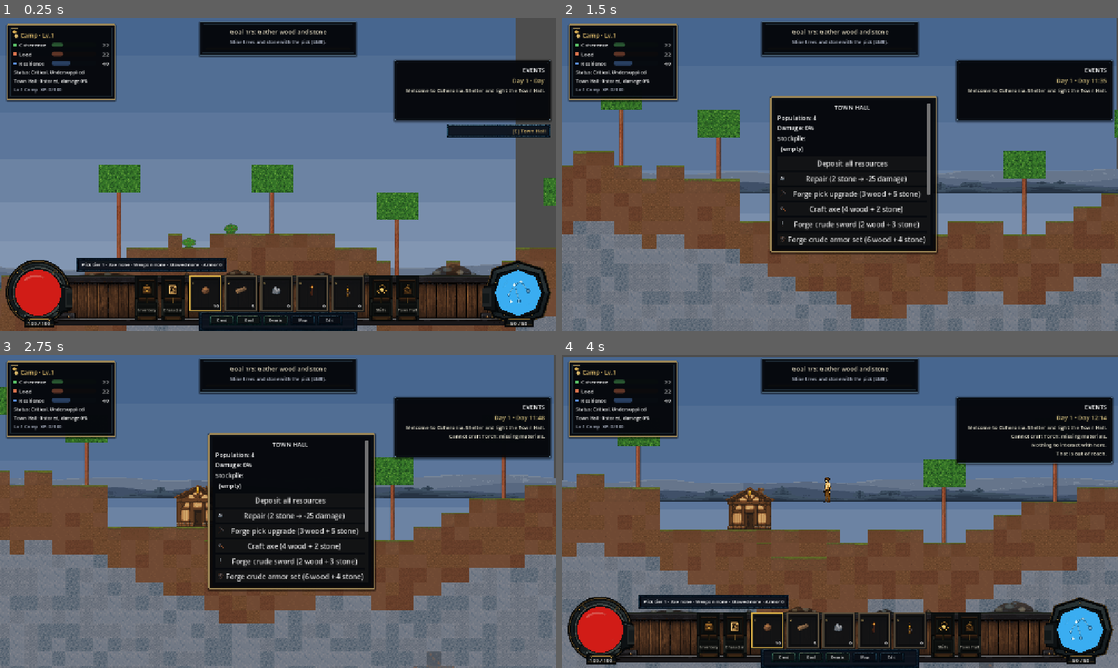
Above: before the commit, frames 1-4 (two rows, left to right).
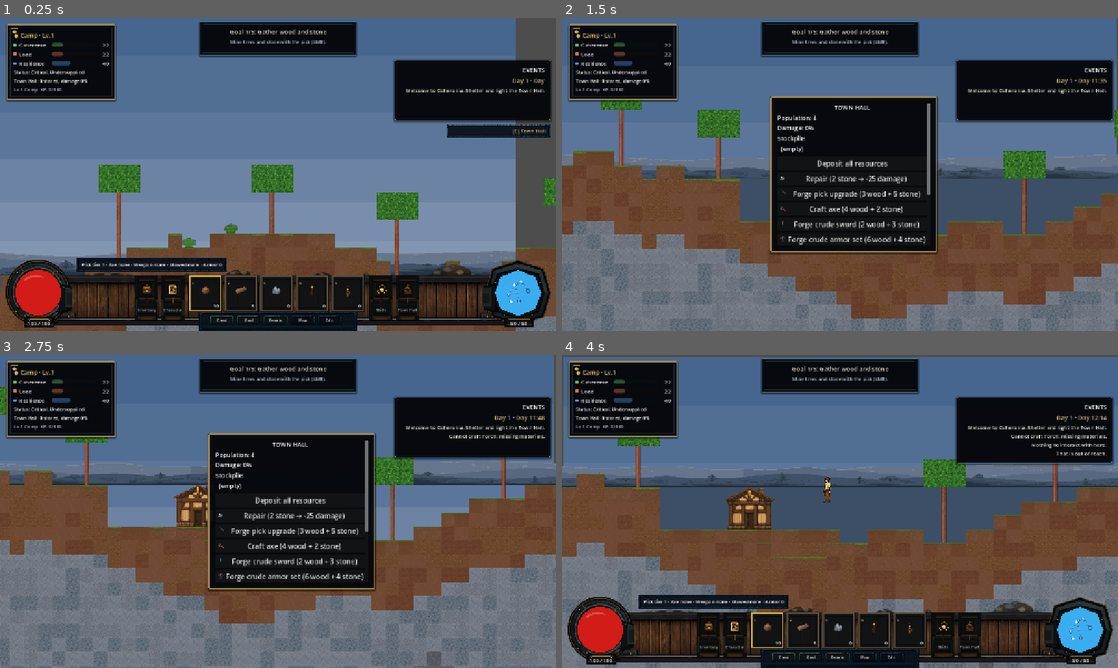
Above: after the commit, the same moments.

Repository: ppeck1/coheronia
Game: Godot game, scene res://scenes/main/Main.tscn
Two runs of this game, one before a commit and one after it. Both use one fixed random seed, a clock stepped at 60 frames per second and the inputs below. This scene is started directly instead of the project's main scene.
Inputs (mouse positions are in pixels of both pictures, inside the frame that each line leads up to):
- Up to frame 1 (0.25 s): no input
- Up to frame 2 (1.5 s): tap Enter at 0.5 s; move the mouse to (962, 158) at 0.52 s; hold D (move_right) 0.53-1.25 s; hold E (interact) 0.53-1.25 s; click (962, 158) at 0.67 s; tap Space (jump) at 0.77 s; drag from (728, 190) to (812, 237) at 1.27 s
- Up to frame 3 (2.75 s): tap E (interact) at 2 s; move the mouse to (333, 442) at 2.02 s; hold D (move_right) from 2.03 s (still down); hold E (interact) from 2.03 s (still down); tap C (craft) at 2.1 s
- Up to frame 4 (4 s): release D (move_right) at 2.75 s; release E (interact) at 2.75 s; drag from (812, 574) to (673, 464) at 2.77 s; tap E (interact) at 3.5 s; move the mouse to (1006, 558) at 3.52 s; hold A (move_left) from 3.53 s (still down); hold E (interact) from 3.53 s (still down); tap G (farm_action) at 3.6 s; tap Space (jump) at 3.77 s

The runs differ from the first frame. In frame 1, 1.9% of the frame differs, in the area x 0-93%, y 74-86%; in frame 2, 5.7%; in frame 3, 3.7%; in frame 4, 11%, in the area x 0-100%, y 35-60%.

Commit message:
feat: backdrop seam/contour skirt following the per-column surface (PR-07)
The scenic backdrop anchored its distant scenery to the flat AVERAGE surface
line, so where the real per-column terrain top sat below the mean the distant
band floated on a flat line with sky/void showing in the gap down to the
terrain -- a visible seam at valley floors.

world_backdrop.gd now draws a world-space contour skirt (_draw_contour_skirt)
that follows world.surface per column:
- a mid-ground foothill (MID_COL) fills from the distant horizon down to the
  ACTUAL surface, so the far terrain descends into valleys to meet the ground;
- under-earth (UNDER_COL) backs everything below the surface contour, so no
  void shows behind terrain at any camera height.

contour_top_px(col) is the pure per-column top (clamped off-world so edges
never void). The horizon/under metrics now anchor deferred-safe
(_recompute_metrics from _ready and _process): the world generates its surface
either before or after the backdrop's _ready depending on setup order, and when
_ready ran first (the smoke's Main flow) the anchor silently fell back to the
480px default and the skirt drew nothing -- fixed here.

No PNG touched; the skirt is world-locked (no parallax, never swims) while the
distant strips keep their parallax; light_mask = 0, z-behind-walls, no-save and
no-collision are all unchanged. Presentation only.

Smoke: pr07_backdrop_contour_skirt_follows_surface (skirt top == the per-column
surface line, peak higher on screen than valley, off-world clamps to the edge,
cosmetic guarantees intact). Suite 344/344. HUD-QA world captures reviewed.

Co-Authored-By: Claude Opus 4.8 <noreply@anthropic.com>

Diff:
--- a/scripts/main/smoke_test.gd
+++ b/scripts/main/smoke_test.gd
@@ -3466,6 +3466,45 @@
 			str(_fq09w_sky.get_size() if _fq09w_sky != null else Vector2i.ZERO),
 			str(_fq09w_far.get_size() if _fq09w_far != null else Vector2i.ZERO),
 			str(_fq09w_mid.get_size() if _fq09w_mid != null else Vector2i.ZERO)])
+
+	# (f) PR-07: the backdrop contour skirt follows the ACTUAL per-column surface
+	# line, not the flat average horizon -- so the distant backdrop descends to
+	# meet valleys and rises to peaks with no floating seam or void, off-world
+	# columns clamp to the edge (never a void past the bounds), and the cosmetic
+	# guarantees (no light, behind the walls) are unchanged.
+	var _pr07_tile := float(world.tile_size())
+	var _pr07_peak_col := 0
+	var _pr07_valley_col := 0
+	var _pr07_min := 1.0e9
+	var _pr07_max := -1.0e9
+	for _pr07_c in world.surface:
+		var _pr07_sy := float(world.surface[_pr07_c])
+		if _pr07_sy < _pr07_min:
+			_pr07_min = _pr07_sy
+			_pr07_peak_col = int(_pr07_c)
+		if _pr07_sy > _pr07_max:
+			_pr07_max = _pr07_sy
+			_pr07_valley_col = int(_pr07_c)
+	var _pr07_peak_top: float = _fq09w_bd.contour_top_px(_pr07_peak_col)
+	var _pr07_valley_top: float = _fq09w_bd.contour_top_px(_pr07_valley_col)
+	# the skirt top is exactly the per-column surface line, and a peak sits higher
+	# on screen (smaller y) than a valley -- it follows terrain, not a flat line.
+	var _pr07_follows: bool = is_equal_approx(_pr07_peak_top, _pr07_min * _pr07_tile) \
+		and is_equal_approx(_pr07_valley_top, _pr07_max * _pr07_tile) \
+		and _pr07_peak_top < _pr07_valley_top
+	# off-world columns clamp to the nearest edge column (no void past the world).
+	var _pr07_edge0: float = _fq09w_bd.contour_top_px(0)
+	var _pr07_edgeW: float = _fq09w_bd.contour_top_px(world.width - 1)
+	var _pr07_clamped: bool = is_equal_approx(_fq09w_bd.contour_top_px(-8), _pr07_edge0) \
+		and is_equal_approx(_fq09w_bd.contour_top_px(world.width + 8), _pr07_edgeW)
+	# cosmetic guarantees unchanged: no light interaction, still behind the walls.
+	var _pr07_inert: bool = _fq09w_bd.light_mask == 0 \
+		and _fq09w_bd.z_index < world._walls.z_index
+	_check("pr07_backdrop_contour_skirt_follows_surface",
+		_pr07_follows and _pr07_clamped and _pr07_inert,
+		"follows=%s clamped=%s inert=%s peak=%.1f valley=%.1f" % [
+			str(_pr07_follows), str(_pr07_clamped), str(_pr07_inert),
+			_pr07_peak_top, _pr07_valley_top])
 
 	# (f) wall art hook: a dropped-in back_walls PNG resolves through the
 	# registry and removal falls back (fq09v temp discipline; the wall
--- a/scripts/world/world_backdrop.gd
+++ b/scripts/world/world_backdrop.gd
@@ -24,6 +24,14 @@
 var _view := Rect2()
 var _horizon_py := 480.0
 var _under_py := 640.0   # deepest valley line: sky must reach at least here
+# PR-07: the world and its per-column surface line drive the contour skirt so
+# the backdrop follows the ACTUAL terrain top, not just the flat average horizon.
+var _world = null
+var _tile := 32.0
+# Horizon/under metrics are anchored from the generated surface. The world may
+# generate its surface either before or after this node's _ready (setup order
+# varies), so anchoring is deferred until the surface exists.
+var _metrics_ready := false
 
 
 func _ready() -> void:
@@ -35,20 +43,34 @@
 	# blobs onto mountains kilometres away.
 	light_mask = 0
 	var world := get_parent()
-	if world != null and "surface" in world and not world.surface.is_empty():
-		# Anchor the painted horizon to the generated surface line, and the
-		# under-earth fill to the DEEPEST valley so low terrain never has a
-		# black void behind it.
-		var sum := 0.0
-		var deepest := 0.0
-		for x in world.surface:
-			sum += float(world.surface[x])
-			deepest = maxf(deepest, float(world.surface[x]))
-		_horizon_py = (sum / float(world.surface.size())) * float(world.tile_size())
-		_under_py = (deepest + 1.0) * float(world.tile_size())
+	if world != null and "surface" in world:
+		_world = world
+		_tile = float(world.tile_size())
+		_recompute_metrics()
+
+
+## Anchor the flat horizon to the AVERAGE surface line and the under-earth fill
+## to the DEEPEST valley so low terrain never has a void behind it. Runs from
+## _ready and (deferred-safe) from _process until the surface has generated.
+## Returns true once anchored.
+func _recompute_metrics() -> bool:
+	if _world == null or _world.surface.is_empty():
+		return false
+	var sum := 0.0
+	var deepest := 0.0
+	for x in _world.surface:
+		sum += float(_world.surface[x])
+		deepest = maxf(deepest, float(_world.surface[x]))
+	_horizon_py = (sum / float(_world.surface.size())) * _tile
+	_under_py = (deepest + 1.0) * _tile
+	_metrics_ready = true
+	return true
 
 
 func _process(_delta: float) -> void:
+	# Pick up a surface that generated after _ready (setup-after-add order).
+	if not _metrics_ready and _recompute_metrics():
+		queue_redraw()
 	var cam := get_viewport().get_camera_2d()
 	if cam == null:
 		return
@@ -99,6 +121,65 @@
 		FAR_COL, 64.0, 903)
 	_strip(layer_texture("surface_mid_silhouette"), horizon, 40.0, MID_PARALLAX,
 		MID_COL, 40.0, 511)
+	# PR-07: the contour skirt ties the flat distant horizon to the real terrain.
+	_draw_contour_skirt(horizon)
+
+
+## PR-07: the structural contour skirt. The backdrop's distant scenery is
+## anchored to the flat AVERAGE surface line; where the real per-column terrain
+## top sits below the mean (valleys) the distant band floated on a flat line
+## with sky/void showing in the gap down to the terrain -- the seam. This fills,
+## in WORLD space (no parallax, so it never swims), the band between the distant
+## horizon and the ACTUAL per-column surface with a mid-ground foothill tone so
+## the far terrain descends into valleys to meet the ground, and backs
+## everything below the surface contour with the under-earth tone so no void
+## shows behind terrain at any camera height. It is drawn in this node (behind
+## the backing walls and blocks by z_index) and paints only cosmetic fills, so
+## collision, lighting, shelter, saves, and the parallax of the distant strips
+## are all unchanged.
+func _draw_contour_skirt(horizon: float) -> void:
+	if _world == null or _tile <= 0.0:
+		return
+	var surface: Dictionary = _world.surface
+	if surface.is_empty():
+		return
+	var left := int(floorf(_view.position.x / _tile)) - 1
+	var right := int(floorf(_view.end.x / _tile)) + 1
+	var x_left := float(left) * _tile
+	var x_right := float(right + 1) * _tile
+	# foothill: distant flat horizon (top) down to the per-column surface (bottom,
+	# clamped so peaks contribute nothing and only valley gaps are filled).
+	var foothill := PackedVector2Array([Vector2(x_left, horizon)])
+	# earth: per-column surface contour (top) down to the bottom of the view.
+	var earth := PackedVector2Array([Vector2(x_left, _view.end.y)])
+	for col in range(left, right + 1):
+		var top := contour_top_px(col, horizon)
+		var x0 := float(col) * _tile
+		var x1 := x0 + _tile
+		foothill.append(Vector2(x0, maxf(top, horizon)))
+		foothill.append(Vector2(x1, maxf(top, horizon)))
+		earth.append(Vector2(x0, top))
+		earth.append(Vector2(x1, top))
+	foothill.append(Vector2(x_right, horizon))
+	earth.append(Vector2(x_right, _view.end.y))
+	# Deep earth backing first, then the foothill band that meets the terrain.
+	draw_colored_polygon(earth, UNDER_COL)
+	draw_colored_polygon(foothill, MID_COL)
+
+
+## PR-07: the skirt's top edge for world column `col`, in world pixels -- the
+## ACTUAL per-column surface line (`surface[col] * tile`), so the skirt follows
+## the terrain rather than the flat average horizon. Off-world columns clamp to
+## the nearest edge (never a void past the bounds); with no world data it falls
+## back to the flat horizon. Pure and side-effect free so the smoke can pin it.
+func contour_top_px(col: int, fallback_horizon: float = -1.0) -> float:
+	var horizon := _horizon_py if fallback_horizon < 0.0 else fallback_horizon
+	if _world == null or _tile <= 0.0 or _world.surface.is_empty():
+		return horizon
+	var w := int(_world.width) if "width" in _world else 0
+	var c := clampi(col, 0, w - 1) if w > 0 else col
+	var sy: float = float(_world.surface.get(c, -1.0))
+	return horizon if sy < 0.0 else sy * _tile
 
 
 ## One parallax strip anchored to the horizon: tiled art when present, else
Not shown, changed: docs/FABLE_TASK_QUEUE.md
Not shown, changed: docs/HANDOFF.md
Not shown, changed: docs/PRESENTATION_RECOVERY_MATRIX.md
Not shown, changed: docs/VARIABLE_MATRIX.html
Not shown, changed: docs/VARIABLE_MATRIX.md
Not shown, changed: scripts/validate_repo.py
